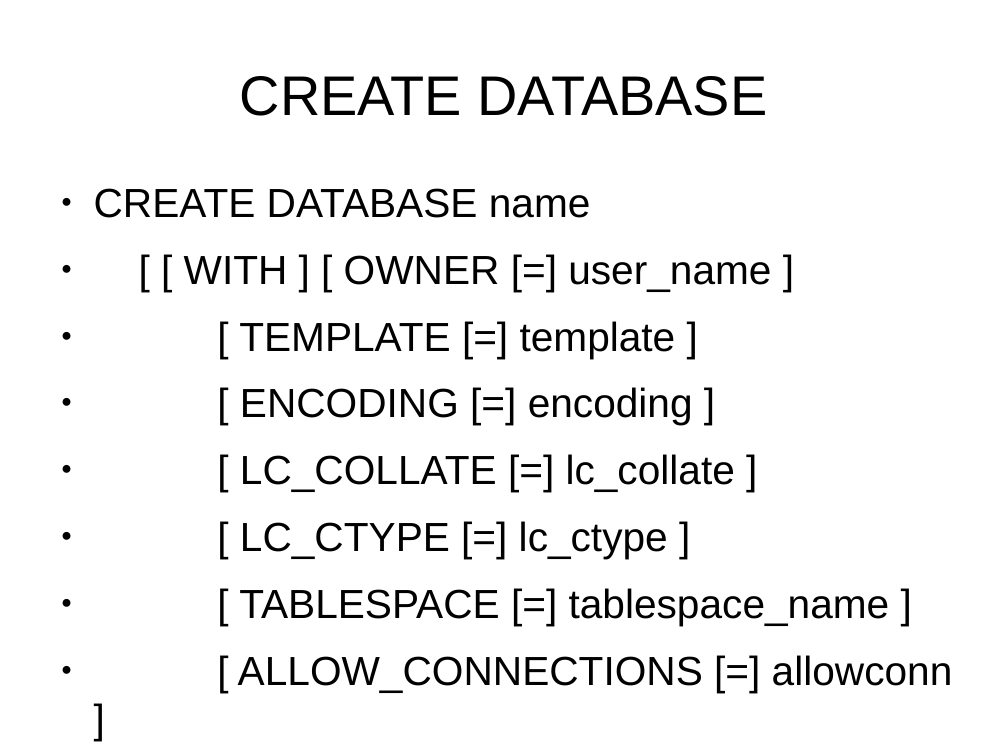
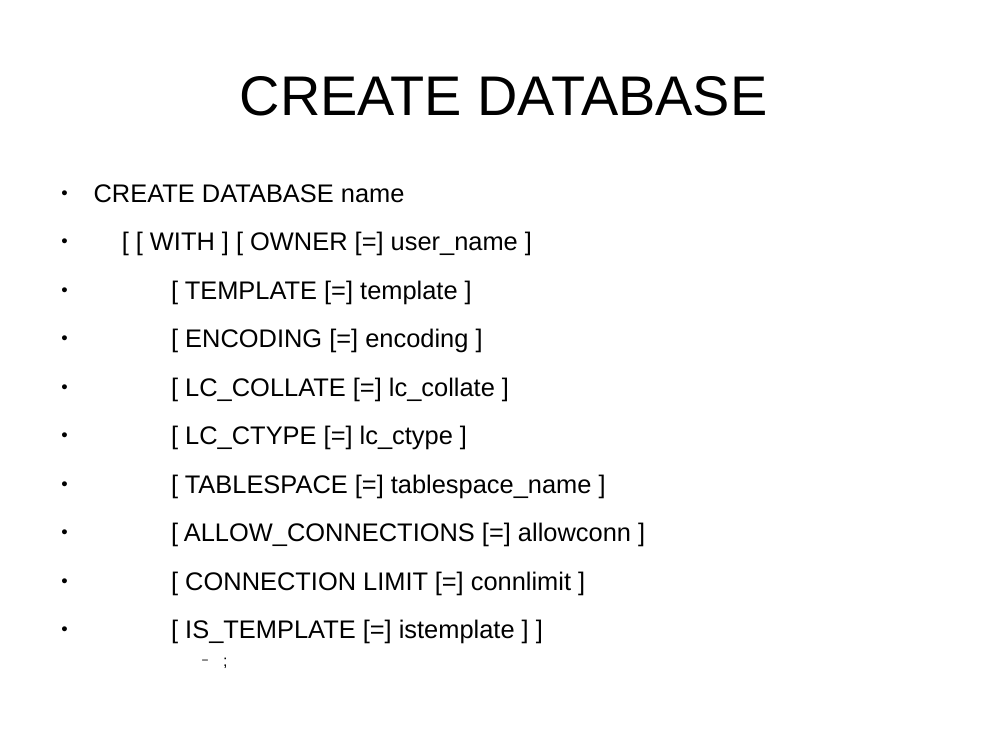
Before and after one commit to Rust1k/dbCourse, a slide deck: slide 11 of presentations/lesson2P.pptx (slide 10 before the commit). Drawn at 1008x756 pixels with LibreOffice and Linux fonts; fonts in the diff are those of the drawing. Boxes give left, top, right and bottom in pixels: in the first picture for what was removed or moved away, otherwise in the second. Text is boxed around its words. In the diff, an @@ line names an element or a change of style, - is before the commit and + after.

```diff
--- a/presentations/lesson2P.pptx
+++ b/presentations/lesson2P.pptx
@@ text "CREATE DATABASE name" at <box>94,184,631,591</box>: size 32 to 20 pt; size 20 to 12.5 pt in ";" @@
```
Also in this commit, not shown: 9 other slides changed, 2 slides added, 1 other file.
